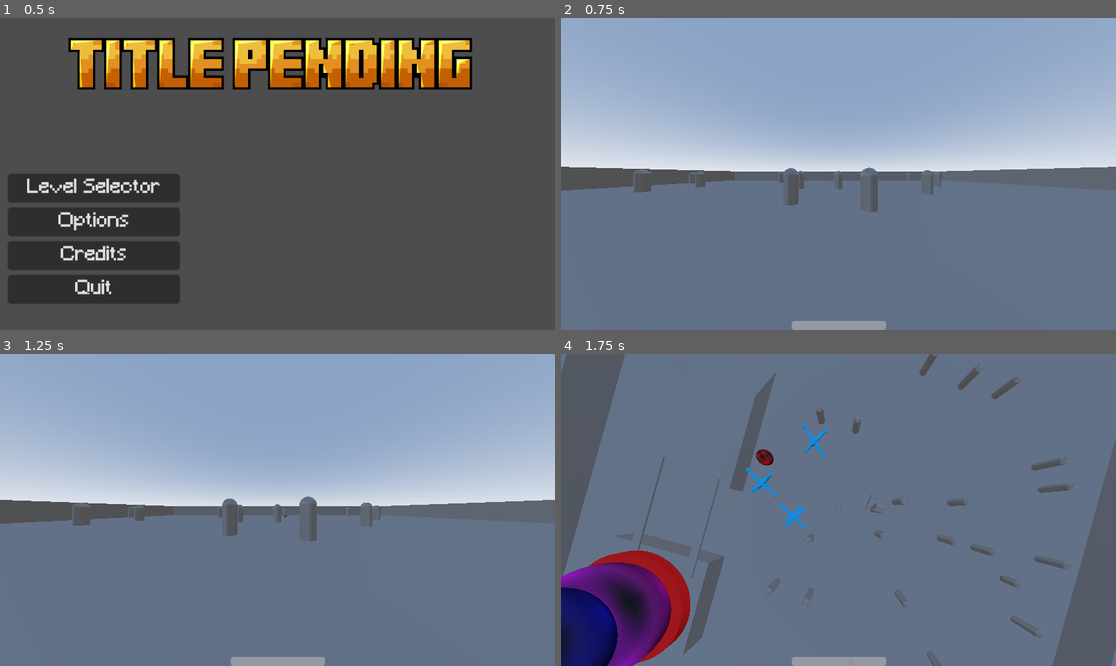
Above: before the commit, frames 1-4 (two rows, left to right).
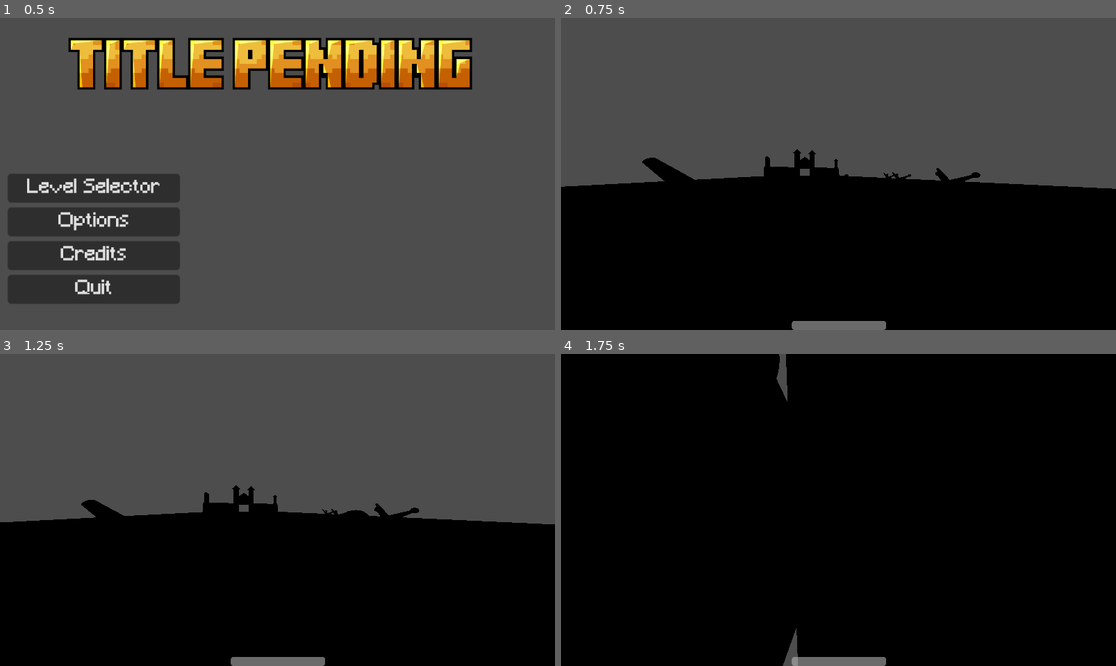
Above: after the commit, the same moments.

Repository: ravewyvern/bad-ideas-game-jam
Game: Godot game, scene res://Scenes/Menus/Main Menu.tscn
Two runs of this game, one before a commit and one after it. Both use one fixed random seed, a clock stepped at 60 frames per second and the inputs below.
Inputs (mouse positions are in pixels of both pictures, inside the frame that each line leads up to):
- Up to frame 1 (0.5 s): no input
- Up to frame 2 (0.75 s): click "Level Selector" at 0.5 s
- Up to frame 3 (1.25 s): no input
- Up to frame 4 (1.75 s): move the mouse to (866, 510) at 1.27 s; hold O (Move.Forward) from 1.28 s (still down); hold Tab (Toggle.TopView) from 1.28 s (still down); click (866, 510) at 1.42 s; tap Space (Move.Jump) at 1.52 s

Frame 1 is identical in both runs. In frame 2, 99% of the frame differs, in the area x 0-100%, y 0-100%; in frame 3, 99%; in frame 4, 100%.
Error after the commit: Cannot call method 'instantiate' on a null value. (res://Scripts/player.gd:236)

Commit message:
Player moved to Level 1

Diff:
--- a/Scenes/Maps/Level_1.tscn
+++ b/Scenes/Maps/Level_1.tscn
@@ -52,7 +52,7 @@
 transform = Transform3D(3, 0, 0, 0, 3, 0, 0, 0, 3, -8.635229, 0, -1.6289086)
 
 [node name="Player" parent="." unique_id=819093483 instance=ExtResource("2_tfsxu")]
-transform = Transform3D(-0.9519532, 0, 0.30624372, 0, 1, 0, -0.30624372, 0, -0.9519532, 3.364236, 0.92068696, 2.434347)
+transform = Transform3D(-0.9519532, 0, 0.30624372, 0, 1, 0, -0.30624372, 0, -0.9519532, 2.5928838, 1.8369, 4.832082)
 
 [node name="Jack" parent="." unique_id=346711695 instance=ExtResource("3_fpiv6")]
 transform = Transform3D(1, 0, 0, 0, 1, 0, 0, 0, 1, -9.880291, 0.1740298, 12.259317)
--- a/Scripts/menus/main_menu.gd
+++ b/Scripts/menus/main_menu.gd
@@ -8,7 +8,7 @@
 
 func _on_level_button_down() -> void:
 	# load into main game, should eventually open a menu to select which level to play
-	get_tree().change_scene_to_file("res://Scenes/Maps/Game.tscn")
+	get_tree().change_scene_to_file("res://Scenes/Maps/Level_1.tscn")
 
 func _on_options_button_down() -> void:
 	 # many add options menu eventually? if not just delete this and the button
